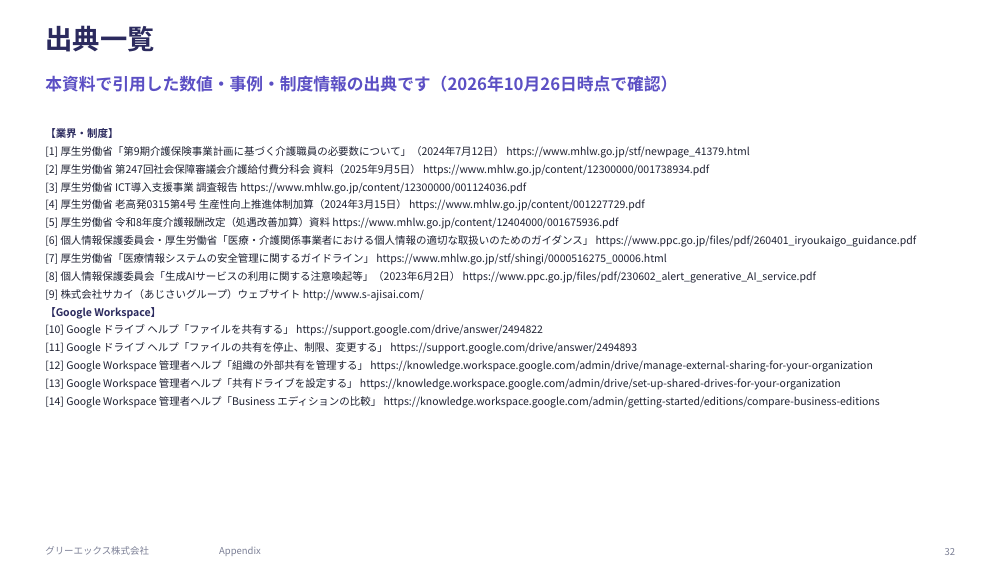
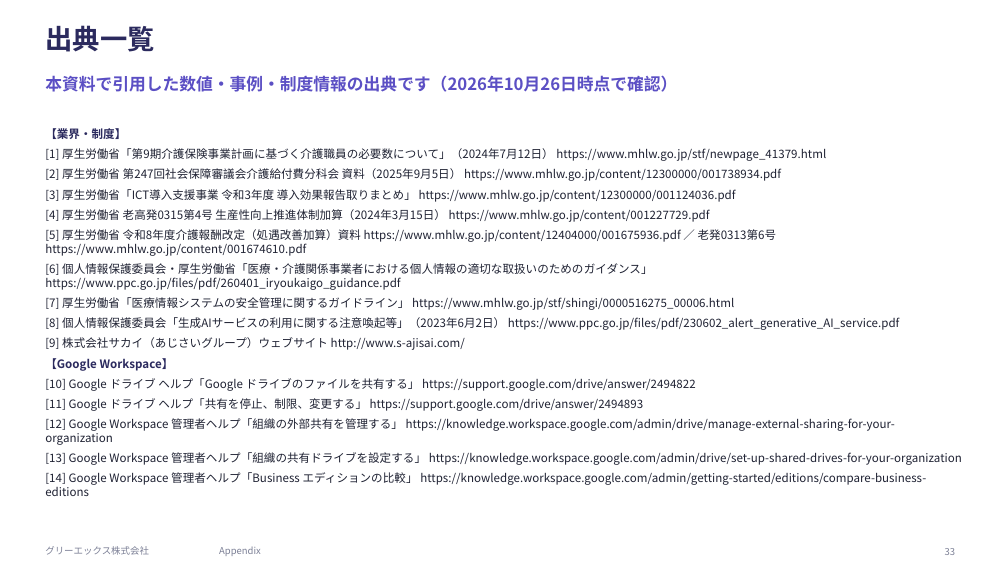
Before and after one commit to hjack0703/sakai, a slide deck: slide 33 of docs/20261027_サカイ様向けご提案_GREEX.pptx (slide 32 before the commit). Drawn at 1008x567 pixels with LibreOffice and Linux fonts; fonts in the diff are those of the drawing. Boxes give left, top, right and bottom in pixels: in the first picture for what was removed or moved away, otherwise in the second. Text is boxed around its words. In the diff, an @@ line names an element or a change of style, - is before the commit and + after.

```diff
--- a/docs/20261027_サカイ様向けご提案_GREEX.pptx
+++ b/docs/20261027_サカイ様向けご提案_GREEX.pptx
@@ text at (45,128,926,496): size 10 to 11 pt in "【業界・制度】", "[1] 厚生労働省「第9期介護保険事業計画に基づく介護職員の必要数について」（2024年7月12日） https://w ...", "[2] 厚生労働省 第247回社会保障審議会介護給付費分科会 資料（2025年9月5日） https://www.mhl ...", "[4] 厚生労働省 老高発0315第4号 生産性向上推進体制加算（2024年3月15日） https://www.mhl ..." and 7 more places; more space between paragraphs @@
@@ text at (45,189,736,202): text changed; size 10 to 11 pt @@
-[3] 厚生労働省 ICT導入支援事業 調査報告 https://www.mhlw.go.jp/content/12300000/001124036.pdf
+[3] 厚生労働省「ICT導入支援事業 令和3年度 導入効果報告取りまとめ」 https://www.mhlw.go.jp/content/12300000/001124036.pdf
@@ text at (45,229,777,256): text changed; size 10 to 11 pt @@
-[5] 厚生労働省 令和8年度介護報酬改定（処遇改善加算）資料 https://www.mhlw.go.jp/content/12404000/001675936.pdf
+[5] 厚生労働省 令和8年度介護報酬改定（処遇改善加算）資料 https://www.mhlw.go.jp/content/12404000/001675936.pdf ／ 老発0313第6号 https://www.mhlw.go.jp/content/001674610.pdf
@@ text at (45,378,696,411): text changed; size 10 to 11 pt @@
-[10] Google ドライブ ヘルプ「ファイルを共有する」 https://support.google.com/drive/answer/2494822
-[11] Google ドライブ ヘルプ「ファイルの共有を停止、制限、変更する」 https://support.google.com/drive/answer/2494893
+[10] Google ドライブ ヘルプ「Google ドライブのファイルを共有する」 https://support.google.com/drive/answer/2494822
+[11] Google ドライブ ヘルプ「共有を停止、制限、変更する」 https://support.google.com/drive/answer/2494893
@@ text at (45,452,962,465): text changed; size 10 to 11 pt @@
-[13] Google Workspace 管理者ヘルプ「共有ドライブを設定する」 https://knowledge.workspace.google.com/admin/drive/set-up-shared-drives-for-your-organization
+[13] Google Workspace 管理者ヘルプ「組織の共有ドライブを設定する」 https://knowledge.workspace.google.com/admin/drive/set-up-shared-drives-for-your-organization
```
Also in this commit, not shown: 32 other slides changed, 1 slide added, 2 slides removed, 6 other files.
